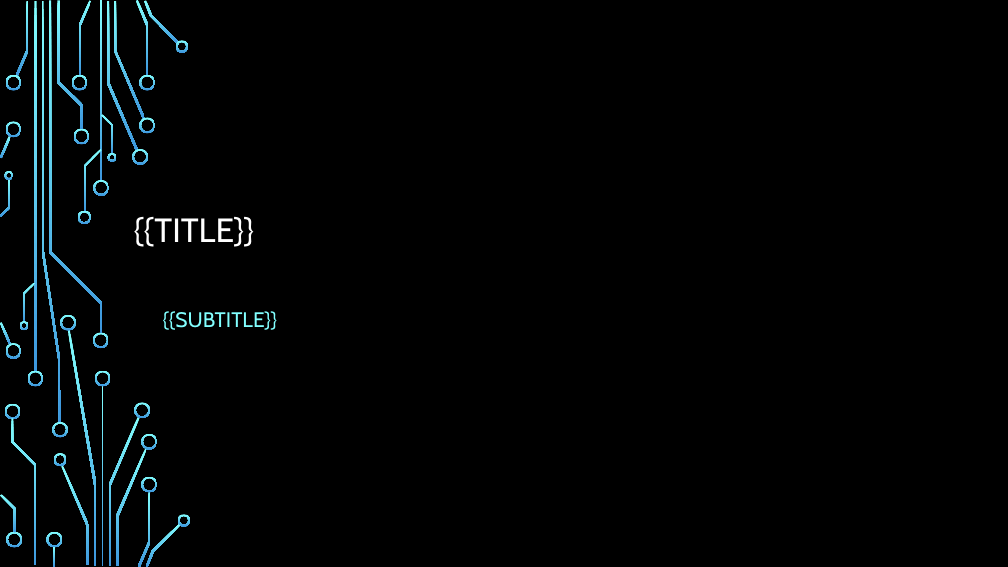
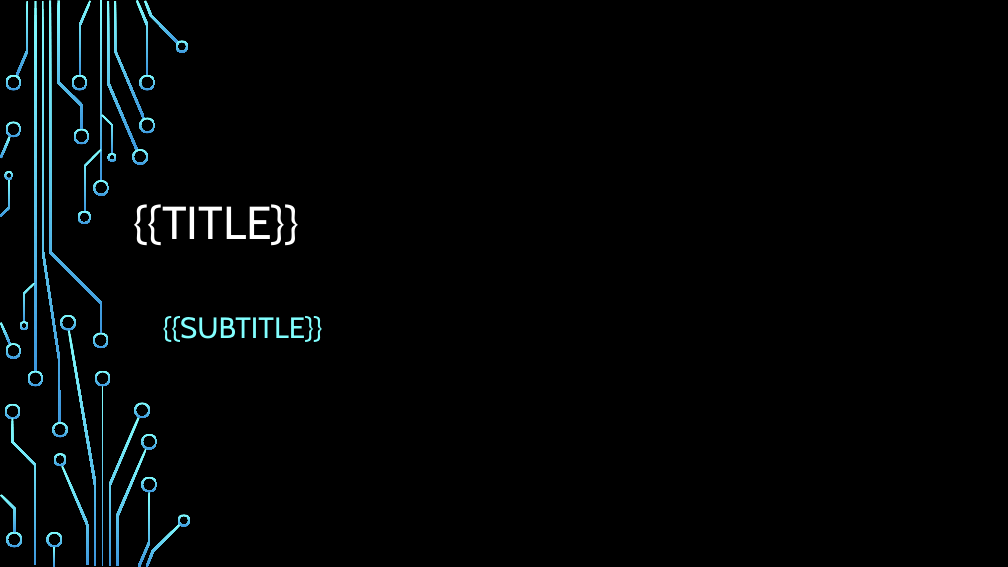
Before and after one commit to GP-SmartDoc/Smart-Doc, a slide deck: slide 1 of layouts.pptx. Drawn at 1008x567 pixels with LibreOffice and Linux fonts; fonts in the diff are those of the drawing; background and template pictures are left out. Boxes give left, top, right and bottom in pixels: in the first picture for what was removed or moved away, otherwise in the second. Text is boxed around its words. In the diff, an @@ line names an element or a change of style, - is before the commit and + after.

```diff
--- a/layouts.pptx
+++ b/layouts.pptx
@@ title "{{TITLE}}" at (x1=134, y1=204, x2=300, y2=246): size 32 to 44 pt @@
@@ subtitle "{{SUBTITLE}}" at (x1=163, y1=316, x2=323, y2=342): size 20 to 28 pt @@
```
Also in this commit, not shown: 4 other slides changed, 3 other files.
